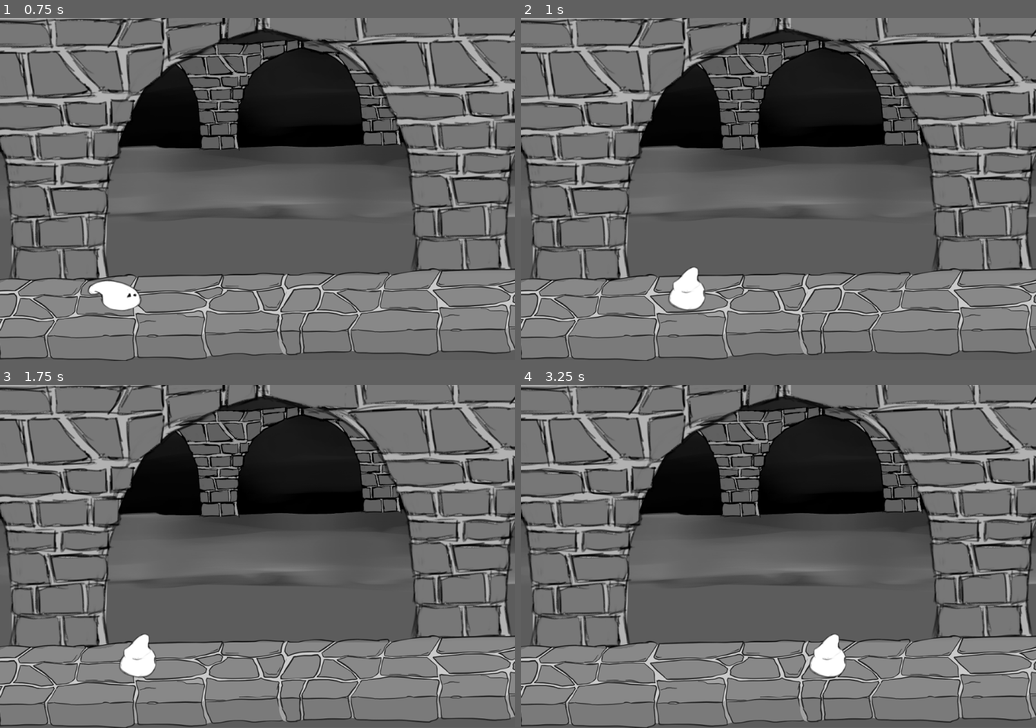
Above: before the commit, frames 1-4 (two rows, left to right).
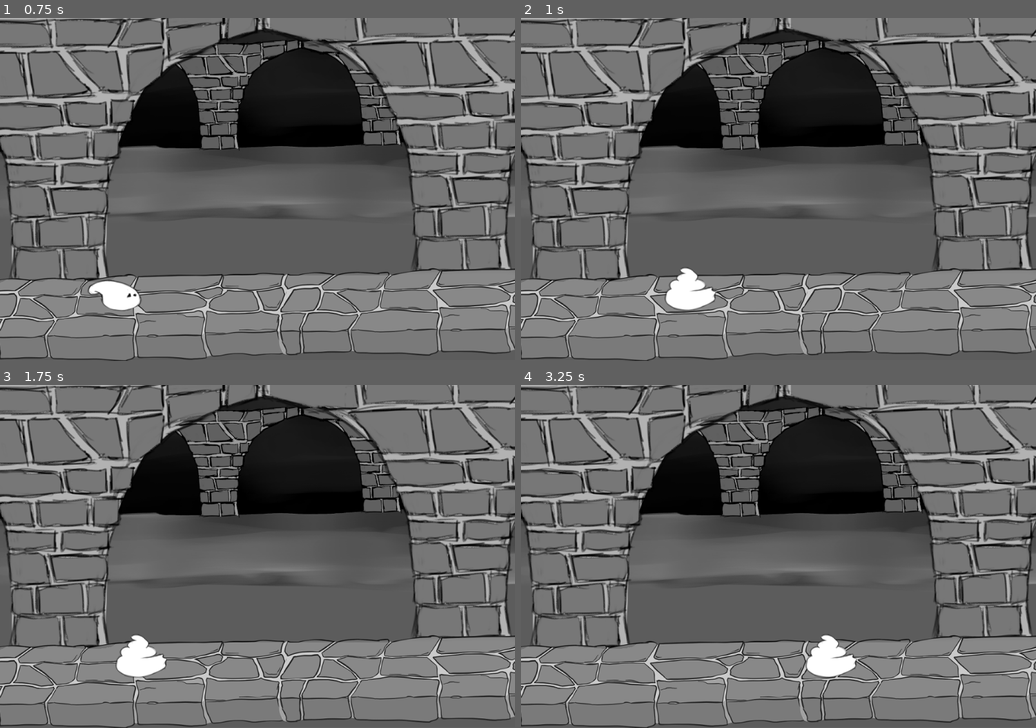
Above: after the commit, the same moments.

Repository: ludumcloud/dungeon-dojo-godot
Game: Godot game, scene res://resources/level.tscn
Two runs of this game, one before a commit and one after it. Both use one fixed random seed, a clock stepped at 60 frames per second and the inputs below.
Inputs:
- Up to frame 1 (0.75 s): tap Enter at 0.5 s; hold D (move_right) from 0.53 s (still down); tap Y (hi_attack) at 0.6 s
- Up to frame 2 (1 s): keep holding D (move_right)
- Up to frame 3 (1.75 s): release D (move_right) at 1.28 s; hold A (move_left) from 1.28 s (still down); tap Y (hi_attack) at 1.35 s
- Up to frame 4 (3.25 s): release A (move_left) at 2.03 s; hold D (move_right) from 2.03 s (still down); tap Y (hi_attack) at 2.1, 2.85 s

Frame 1 is identical in both runs. In frame 2, 0.3% of the frame differs, in the area x 27-38%, y 72-86%; in frame 3, 0.3%; in frame 4, 0.3%, in the area x 55-66%, y 72-86%.

Commit message:
Simple animation signals test
Testing using GitHub client on windows.

Diff:
--- a/resources/character.tscn
+++ b/resources/character.tscn
@@ -1,22 +1,22 @@
 [gd_scene load_steps=18 format=2]
 
-[ext_resource path="res://resources/slimeattack1sheetfile.sprites/slimeAttack1_0000.tres" type="Texture" id=1]
-[ext_resource path="res://resources/slimeattack1sheetfile.sprites/slimeAttack1_0003.tres" type="Texture" id=2]
-[ext_resource path="res://resources/slimeattack1sheetfile.sprites/slimeAttack1_0007.tres" type="Texture" id=3]
-[ext_resource path="res://resources/slimeattack1sheetfile.sprites/slimeAttack1_0010.tres" type="Texture" id=4]
-[ext_resource path="res://resources/slimeattack1sheetfile.sprites/slimeAttack1_0012.tres" type="Texture" id=5]
-[ext_resource path="res://resources/slimeattack1sheetfile.sprites/slimeAttack1_0014.tres" type="Texture" id=6]
-[ext_resource path="res://resources/slimeattack1sheetfile.sprites/slimeAttack1_0016.tres" type="Texture" id=7]
-[ext_resource path="res://resources/slimeattack1sheetfile.sprites/slimeAttack1_0018.tres" type="Texture" id=8]
-[ext_resource path="res://resources/slimeattack1sheetfile.sprites/slimeAttack1_0020.tres" type="Texture" id=9]
-[ext_resource path="res://resources/slimeattack1sheetfile.sprites/slimeAttack1_0022.tres" type="Texture" id=10]
-[ext_resource path="res://resources/slimeattack1sheetfile.sprites/slimeAttack1_0024.tres" type="Texture" id=11]
-[ext_resource path="res://resources/slimeattack1sheetfile.sprites/slimeAttack1_0026.tres" type="Texture" id=12]
-[ext_resource path="res://scripts/PlayerBody.gd" type="Script" id=13]
+[ext_resource path="res://scripts/Character.gd" type="Script" id=1]
+[ext_resource path="res://resources/slimeattack1sheetfile.sprites/slimeAttack1_0000.tres" type="Texture" id=2]
+[ext_resource path="res://resources/slimeattack1sheetfile.sprites/slimeAttack1_0003.tres" type="Texture" id=3]
+[ext_resource path="res://resources/slimeattack1sheetfile.sprites/slimeAttack1_0007.tres" type="Texture" id=4]
+[ext_resource path="res://resources/slimeattack1sheetfile.sprites/slimeAttack1_0010.tres" type="Texture" id=5]
+[ext_resource path="res://resources/slimeattack1sheetfile.sprites/slimeAttack1_0012.tres" type="Texture" id=6]
+[ext_resource path="res://resources/slimeattack1sheetfile.sprites/slimeAttack1_0014.tres" type="Texture" id=7]
+[ext_resource path="res://resources/slimeattack1sheetfile.sprites/slimeAttack1_0016.tres" type="Texture" id=8]
+[ext_resource path="res://resources/slimeattack1sheetfile.sprites/slimeAttack1_0018.tres" type="Texture" id=9]
+[ext_resource path="res://resources/slimeattack1sheetfile.sprites/slimeAttack1_0020.tres" type="Texture" id=10]
+[ext_resource path="res://resources/slimeattack1sheetfile.sprites/slimeAttack1_0022.tres" type="Texture" id=11]
+[ext_resource path="res://resources/slimeattack1sheetfile.sprites/slimeAttack1_0024.tres" type="Texture" id=12]
+[ext_resource path="res://resources/slimeattack1sheetfile.sprites/slimeAttack1_0026.tres" type="Texture" id=13]
 
 [sub_resource type="SpriteFrames" id=1]
 animations = [ {
-"frames": [ ExtResource( 1 ), ExtResource( 2 ), ExtResource( 3 ), ExtResource( 4 ), ExtResource( 5 ), ExtResource( 6 ), ExtResource( 7 ), ExtResource( 8 ), ExtResource( 9 ), ExtResource( 10 ), ExtResource( 11 ), ExtResource( 12 ) ],
+"frames": [ ExtResource( 2 ), ExtResource( 3 ), ExtResource( 4 ), ExtResource( 5 ), ExtResource( 6 ), ExtResource( 7 ), ExtResource( 8 ), ExtResource( 9 ), ExtResource( 10 ), ExtResource( 11 ), ExtResource( 12 ), ExtResource( 13 ) ],
 "loop": true,
 "name": "default",
 "speed": 5.0
@@ -25,7 +25,7 @@
 [sub_resource type="RectangleShape2D" id=2]
 extents = Vector2( 39, 68.6983 )
 
-[sub_resource type="Animation" id=4]
+[sub_resource type="Animation" id=3]
 resource_name = "HighAttack"
 length = 0.6
 tracks/0/type = "value"
@@ -35,14 +35,13 @@
 tracks/0/imported = false
 tracks/0/enabled = true
 tracks/0/keys = {
-"times": PoolRealArray( 0.00162264, 0.0932594, 0.143213, 0.484971 ),
+"times": PoolRealArray( 0.00162264, 0.0932594, 0.143213, 0.580547 ),
 "transitions": PoolRealArray( 1, 1, 1, 1 ),
 "update": 0,
 "values": [ 0, 1, 1, 11 ]
 }
 
-[sub_resource type="Animation" id=3]
-resource_name = "Idle"
+[sub_resource type="Animation" id=4]
 length = 0.5
 loop = true
 tracks/0/type = "value"
@@ -59,7 +58,7 @@
 }
 
 [node name="Character" type="KinematicBody2D"]
-script = ExtResource( 13 )
+script = ExtResource( 1 )
 
 [node name="Pivot" type="Position2D" parent="."]
 
@@ -73,5 +72,5 @@
 shape = SubResource( 2 )
 
 [node name="AnimationPlayer" type="AnimationPlayer" parent="."]
-anims/HighAttack = SubResource( 4 )
-anims/Idle = SubResource( 3 )
+anims/HighAttack = SubResource( 3 )
+anims/Idle = SubResource( 4 )
--- a/resources/level.tscn
+++ b/resources/level.tscn
@@ -1,7 +1,50 @@
-[gd_scene load_steps=4 format=2]
+[gd_scene load_steps=5 format=2]
 
 [ext_resource path="res://resources/background.png" type="Texture" id=1]
 [ext_resource path="res://resources/player.tscn" type="PackedScene" id=2]
+
+[sub_resource type="GDScript" id=2]
+script/source = "extends KinematicBody2D
+
+var speed = 400
+var velocity = Vector2()
+
+const IDLE = 'Idle'
+const HIGH_ATTACK = 'HighAttack'
+
+onready var animation_player = get_node(\"AnimationPlayer\")
+
+# Signal Handlers
+func _on_animation_finished(animation):
+	if (animation == IDLE):
+		return
+	else:
+		animation_player.play(IDLE)
+
+# Called when the node enters the scene tree for the first time.
+func _ready():
+	animation_player.play(IDLE)
+	animation_player.connect(\"animation_finished\", self, \"_on_animation_finished\")
+
+func get_input():
+	if Input.is_action_pressed(\"move_left\"):
+		velocity.x = -speed
+	if Input.is_action_pressed(\"move_right\"):
+		velocity.x = speed
+
+	if Input.is_action_just_pressed(\"hi_attack\"):
+		animation_player.play(HIGH_ATTACK)
+
+	if velocity.x > 0:
+		velocity.x -= 50
+	if velocity.x < 0:
+		velocity.x += 50
+
+# Called every frame. 'delta' is the elapsed time since the previous frame.
+func _process(delta):
+	get_input()
+	move_and_collide(velocity * delta)
+"
 
 [sub_resource type="RectangleShape2D" id=1]
 extents = Vector2( 10, 422.173 )
@@ -18,6 +61,7 @@
 
 [node name="Player" parent="." instance=ExtResource( 2 )]
 position = Vector2( 216, 520 )
+script = SubResource( 2 )
 
 [node name="AudioStreamPlayer2D" type="AudioStreamPlayer2D" parent="."]
 autoplay = true
--- a/scripts/PlayerBody.gd
+++ b/scripts/Character.gd
@@ -3,11 +3,22 @@
 var speed = 400
 var velocity = Vector2()
 
+const IDLE = 'Idle'
+const HIGH_ATTACK = 'HighAttack'
+
 onready var animation_player = get_node("AnimationPlayer")
+
+# Signal Handlers
+func _on_animation_finished(animation):
+	if (animation == IDLE):
+		return
+	else:
+		animation_player.play(IDLE)
 
 # Called when the node enters the scene tree for the first time.
 func _ready():
-	animation_player.play("Idle")
+	animation_player.play(IDLE)
+	animation_player.connect("animation_finished", self, "_on_animation_finished")
 
 func get_input():
 	if Input.is_action_pressed("move_left"):
@@ -16,14 +27,13 @@
 		velocity.x = speed
 
 	if Input.is_action_just_pressed("hi_attack"):
-		animation_player.play('HighAttack')
+		animation_player.play(HIGH_ATTACK)
 
 	if velocity.x > 0:
 		velocity.x -= 50
 	if velocity.x < 0:
 		velocity.x += 50
 
-
 # Called every frame. 'delta' is the elapsed time since the previous frame.
 func _process(delta):
 	get_input()
Not shown, added: export_presets.cfg
Binary file changed: resources/slime.png
